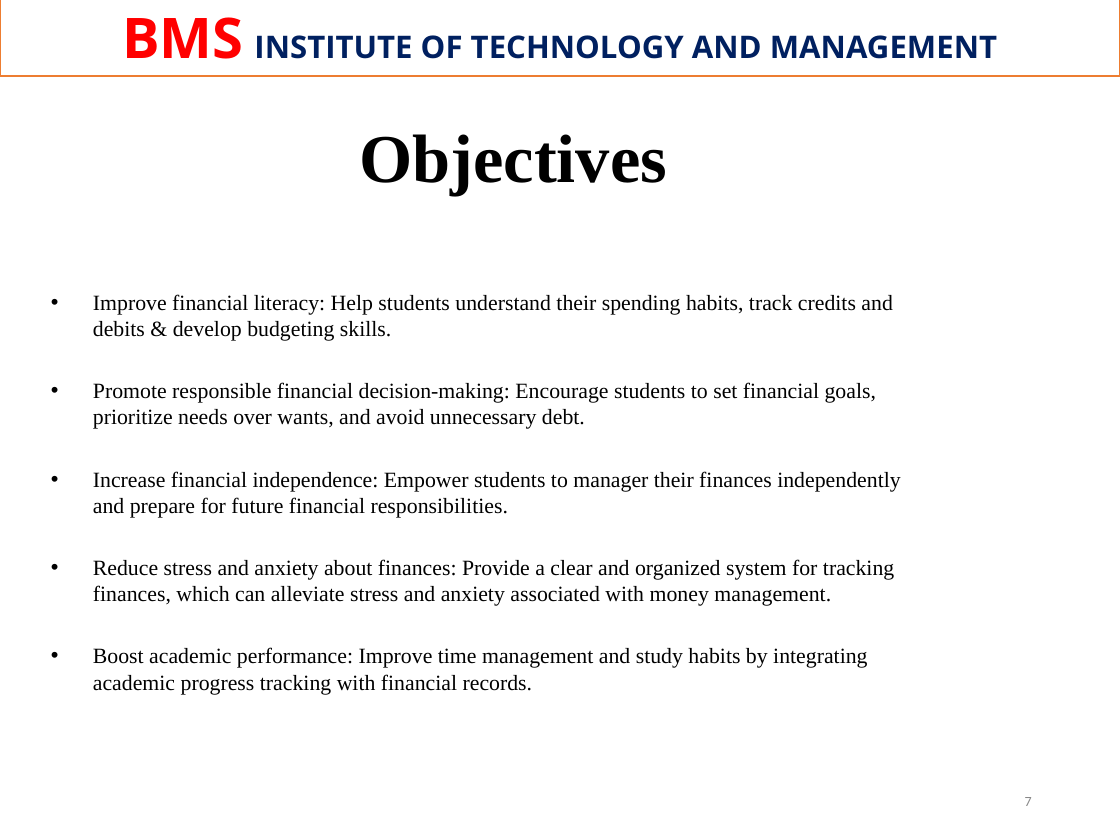
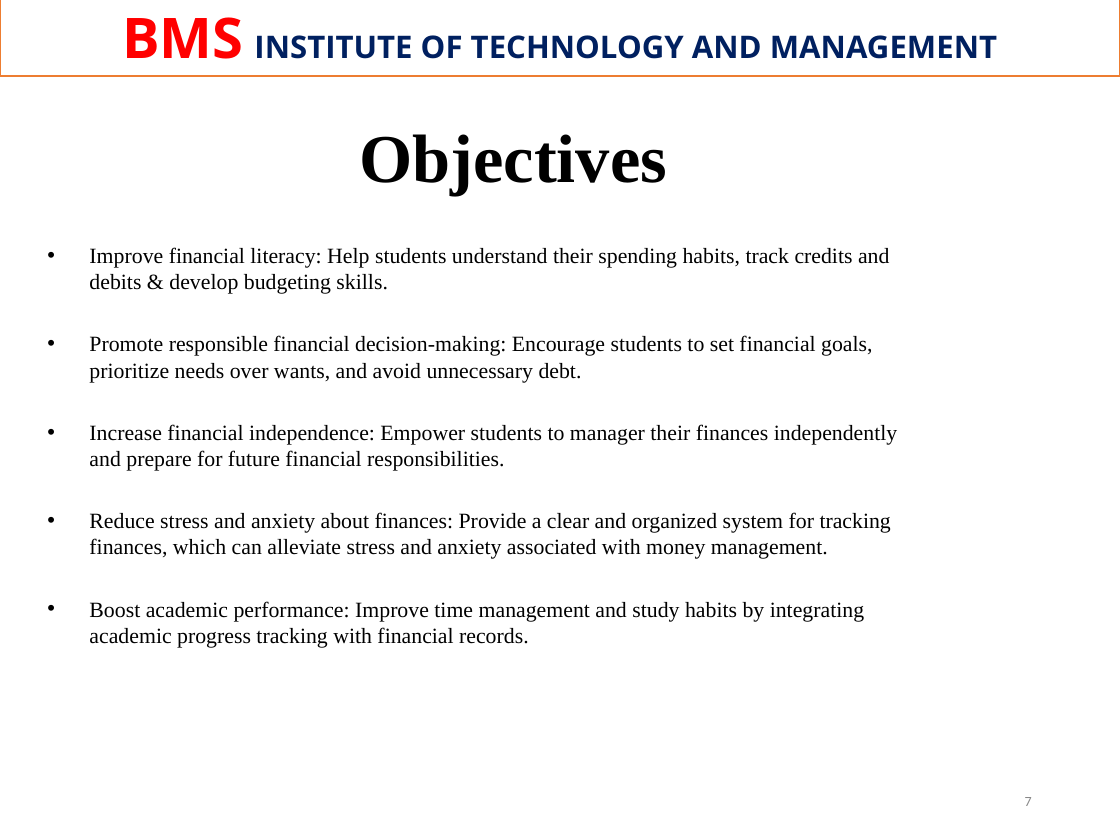
Before and after one commit to anirudhp06/Expenditure-Tracking, a slide deck: slide 7 of Documents/Expenditure tracking.pptx. Drawn at 1120x840 pixels with LibreOffice and Linux fonts; fonts in the diff are those of the drawing; background and template pictures are left out. Boxes give left, top, right and bottom in pixels: in the first picture for what was removed or moved away, otherwise in the second. Text is boxed around its words. In the diff, an @@ line names an element or a change of style, - is before the commit and + after.

```diff
--- a/Documents/Expenditure tracking.pptx
+++ b/Documents/Expenditure tracking.pptx
@@ text "Improve financial literacy: Help students ...": place and size @@
-text "Improve financial literacy: Help students ..." at bbox=[93, 294, 900, 695]
+text "Improve financial literacy: Help students ..." at bbox=[89, 247, 897, 648]
```
Also in this commit, not shown: 1 other slide changed, 2 slides added, 4 other files.
